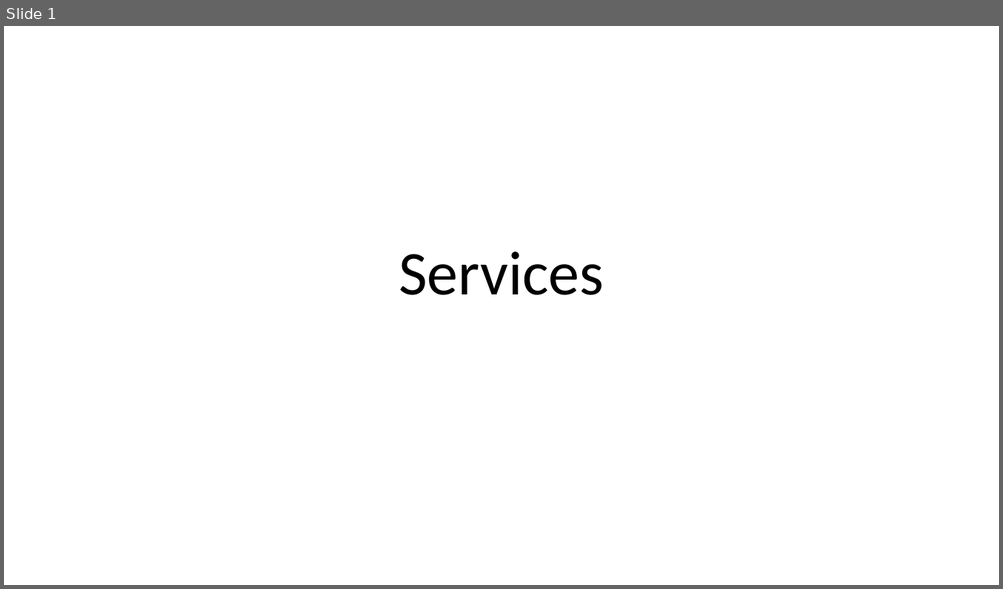
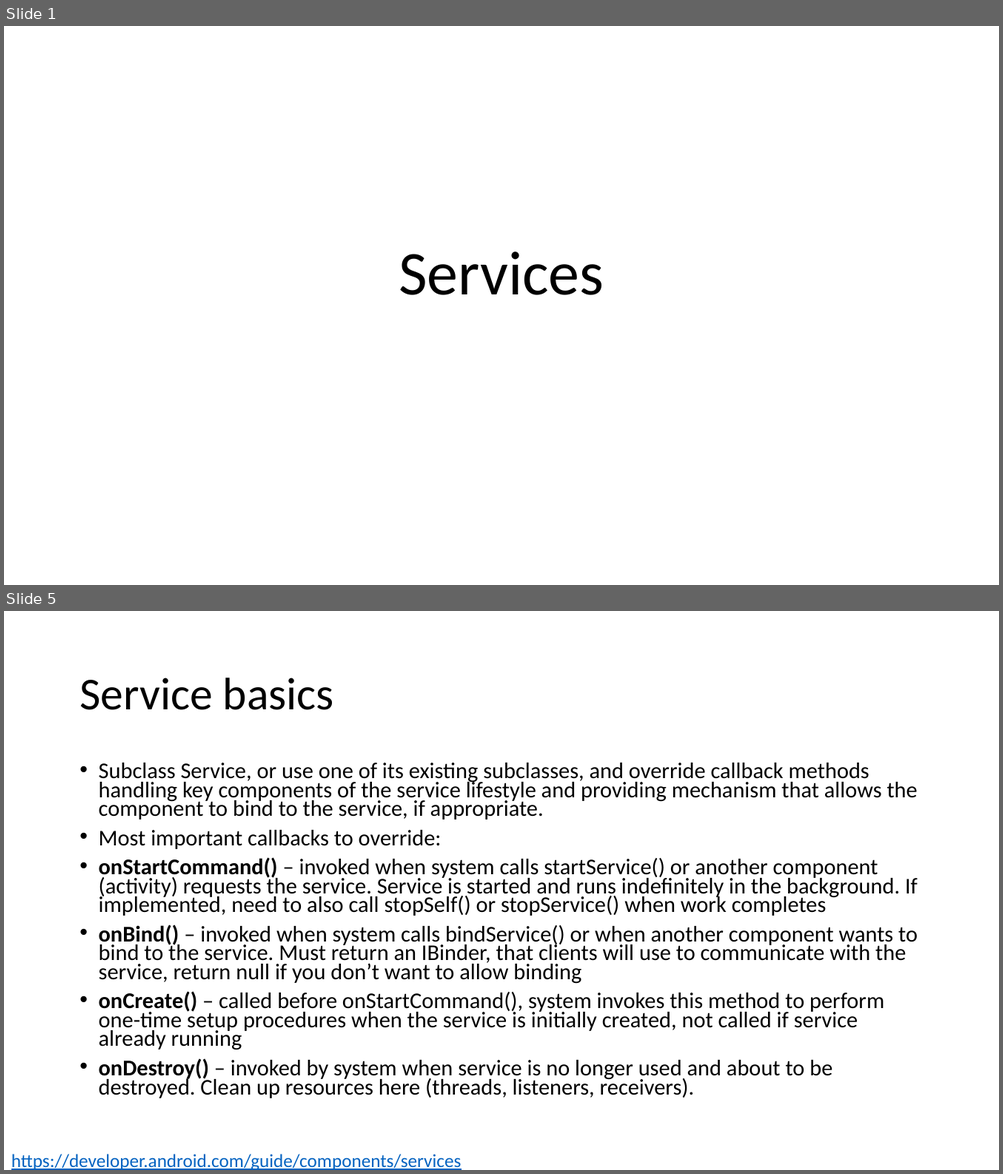
Before and after one commit to russellu/cs230, a slide deck: Lecture_Services.pptx. Shown one above the other, each under a label of ours: slide 1 before the commit, slides 1 and 5 after it; the slides between them are not shown. The pictures are 1003x589 and 1003x1174 pixels, drawn with LibreOffice and Linux fonts; fonts in the diff are those of the drawing. Boxes give left, top, right and bottom in pixels: in the first picture for what was removed or moved away, otherwise in the second. Text is boxed around its words. In the diff, an @@ line names an element or a change of style, - is before the commit and + after.

```diff
--- a/Lecture_Services.pptx
+++ b/Lecture_Services.pptx
@@ slide 5 added at (4,611,999,1170), background #FFFFFF @@
@@ title added at (79,678,334,710), 44 pt, text #000000 @@
+Service basics
@@ text added at (99,763,917,1099), 21.7 pt, text #000000 @@
+• Subclass Service, or use one of its existing subclasses, and override callback methods handling key components of the service lifestyle and providing mechanism that allows the component to bind to the service, if appropriate.
+• Most important callbacks to override:
+• onStartCommand() – invoked when system calls startService() or another component (activity) requests the service. Service is started and runs indefinitely in the background. If implemented, need to also call stopSelf() or stopService() when work completes
+• onBind() – invoked when system calls bindService() or when another component wants to bind to the service. Must return an IBinder, that clients will use to communicate with the service, return null if you don’t want to allow binding
+• onCreate() – called before onStartCommand(), system invokes this method to perform one-time setup procedures when the service is initially created, not called if service already running
+• onDestroy() – invoked by system when service is no longer used and about to be destroyed. Clean up resources here (threads, listeners, receivers).
@@ text added at (11,1154,461,1170), 18 pt, text #0563C1, underline @@
+https://developer.android.com/guide/components/services
```
Also in this commit, not shown: 1 slide changed, 30 other slides added, 7 other files.
